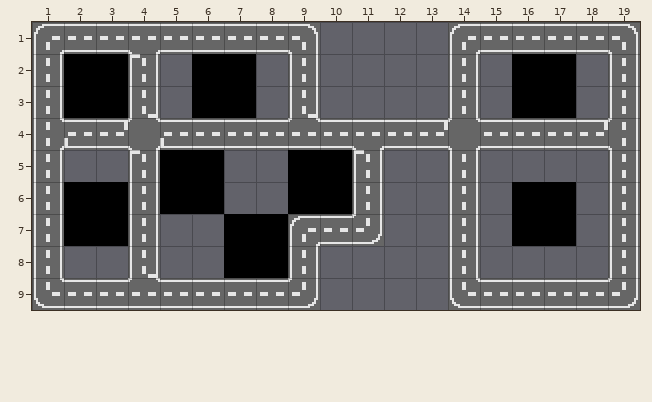
An edit to a level. Tiled map (JSON), client/src/assets/maps/map.json. The picture above was drawn from the file before the commit.
Cells are 16x16 px. Shown: x 1..19, y 1..9.
The result:
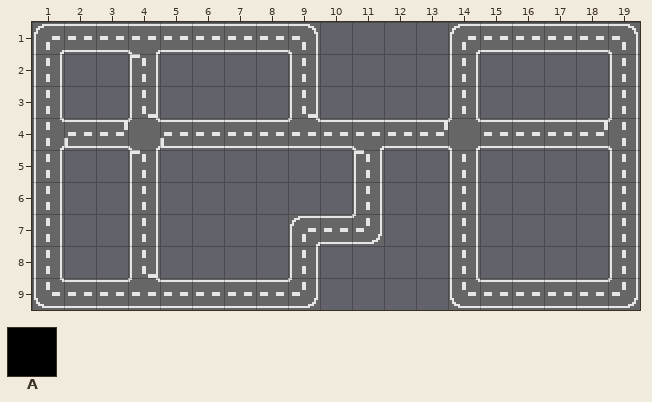
Key: from "map": A 3.
_ is an empty cell, . an unchanged one.
Commit: Add beginnings of buildings
What changed:
--- layer "building" (removed)
@@ x 2..17 @@
- 2 AA..AA........AA
- 3 AA..AA........AA
+ 2 __..__........__
+ 3 __..__........__
@@ x 2..17 @@
- 5 ...AA..AA.......
- 6 AA.AA..AA.....AA
- 7 AA...AA.......AA
- 8 .....AA.........
+ 5 ...__..__.......
+ 6 __.__..__.....__
+ 7 __...__.......__
+ 8 .....__.........
Changed places in both pictures, as pixel boxes (x1, y1, x2, y2):
removed: (64, 54, 128, 118)
removed: (192, 54, 256, 118)
removed: (512, 54, 576, 118)
removed: (160, 150, 352, 278)
removed: (64, 182, 128, 246)
removed: (512, 182, 576, 246)
